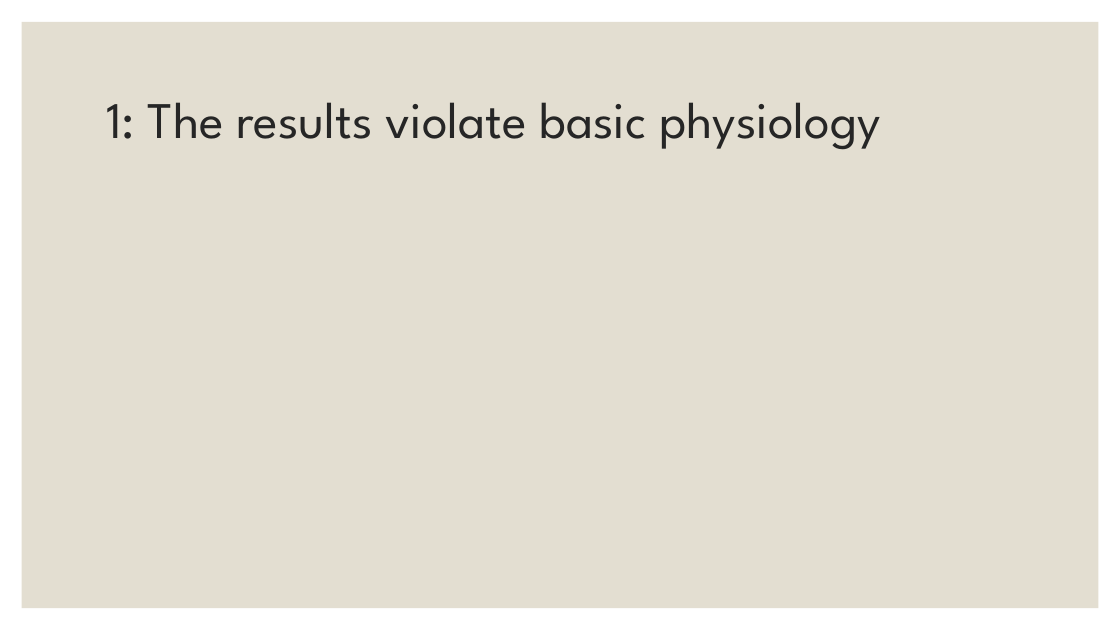
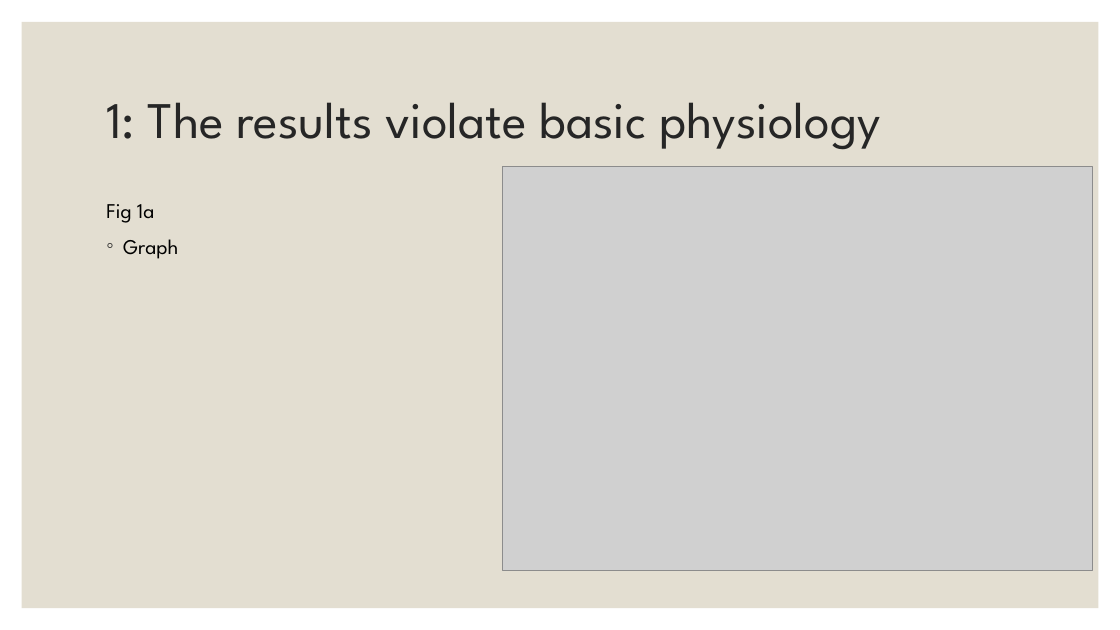
Before and after one commit to DominikTomaszZielinski/BME452FinalProj, a slide deck: slide 11 of Grad paper presentation/Dominik Zielinski BME452 Grad Paper Presentation.pptx. Drawn at 1120x630 pixels with LibreOffice and Linux fonts; fonts in the diff are those of the drawing; grey boxes stand for pictures. Boxes give left, top, right and bottom in pixels: in the first picture for what was removed or moved away, otherwise in the second. Text is boxed around its words. In the diff, an @@ line names an element or a change of style, - is before the commit and + after.

```diff
--- a/Grad paper presentation/Dominik Zielinski BME452 Grad Paper Presentation.pptx
+++ b/Grad paper presentation/Dominik Zielinski BME452 Grad Paper Presentation.pptx
@@ picture added at (503, 166, 1092, 571) @@
@@ text added at (106, 204, 178, 259), 18 pt, text #000000 @@
+Fig 1a
+◦ Graph
```
Also in this commit, not shown: 5 other slides changed.
